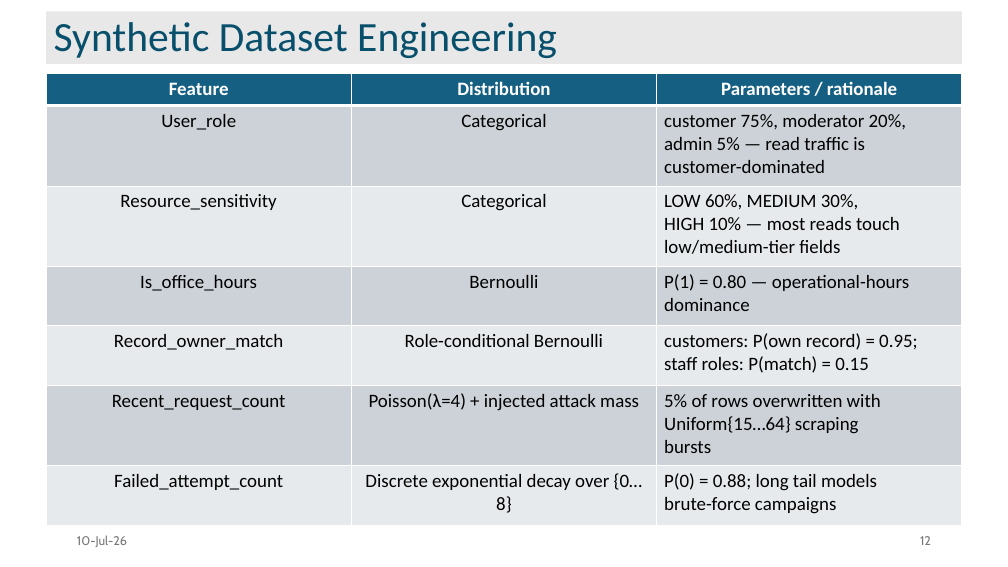
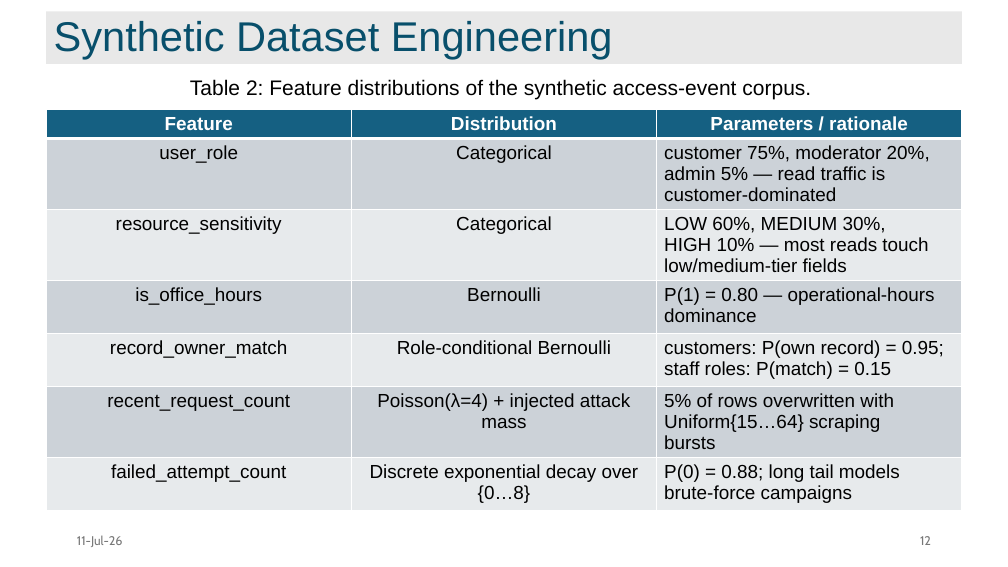
Before and after one commit to faiyaz103/adaptive-data-access-framework, a slide deck: slide 12 of report/main/2007103.pptx. Drawn at 1008x567 pixels with LibreOffice and Linux fonts; fonts in the diff are those of the drawing. Boxes give left, top, right and bottom in pixels: in the first picture for what was removed or moved away, otherwise in the second. Text is boxed around its words. In the diff, an @@ line names an element or a change of style, - is before the commit and + after.

```diff
--- a/report/main/2007103.pptx
+++ b/report/main/2007103.pptx
@@ title "Synthetic Dataset Engineering" at [46, 11, 962, 64]: font Calibri to Arial @@
@@ text added at [190, 79, 811, 99], 20 pt, text #000000 @@
+Table 2: Feature distributions of the synthetic access-event corpus.
@@ table at [46, 110, 963, 526] @@
-row 2, column 1: User_role
+row 2, column 1: user_role
-row 3, column 1: Resource_sensitivity
+row 3, column 1: resource_sensitivity
-row 4, column 1: Is_office_hours
+row 4, column 1: is_office_hours
-row 5, column 1: Record_owner_match
+row 5, column 1: record_owner_match
-row 6, column 1: Recent_request_count
+row 6, column 1: recent_request_count
-row 7, column 1: Failed_attempt_count
+row 7, column 1: failed_attempt_count
@@ font Calibri to Arial in "Feature", "Distribution", "Parameters / rationale", "Categorical" and 19 more places @@
@@ table: place and size @@
-table at [46, 73, 963, 526]
+table at [46, 110, 963, 526]
@@ text at [77, 535, 123, 547]: text changed @@
-10-Jul-26
+11-Jul-26
```
Also in this commit, not shown: 32 other slides changed, 1 slide added, 2 slides removed.
